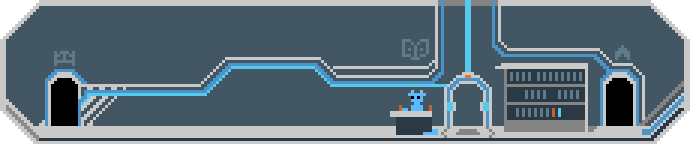
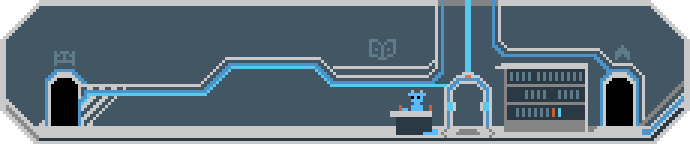
The second 690px x 144px image is a revision of the first. Changes to its layers:
painted on "Layer 1" over [369, 39, 429, 60]
